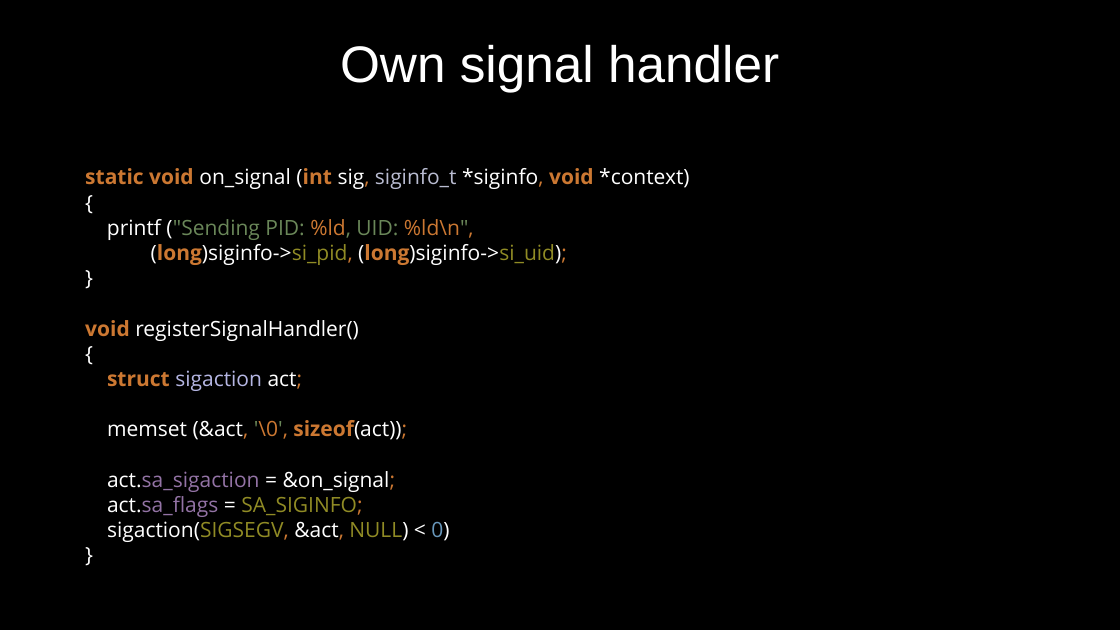
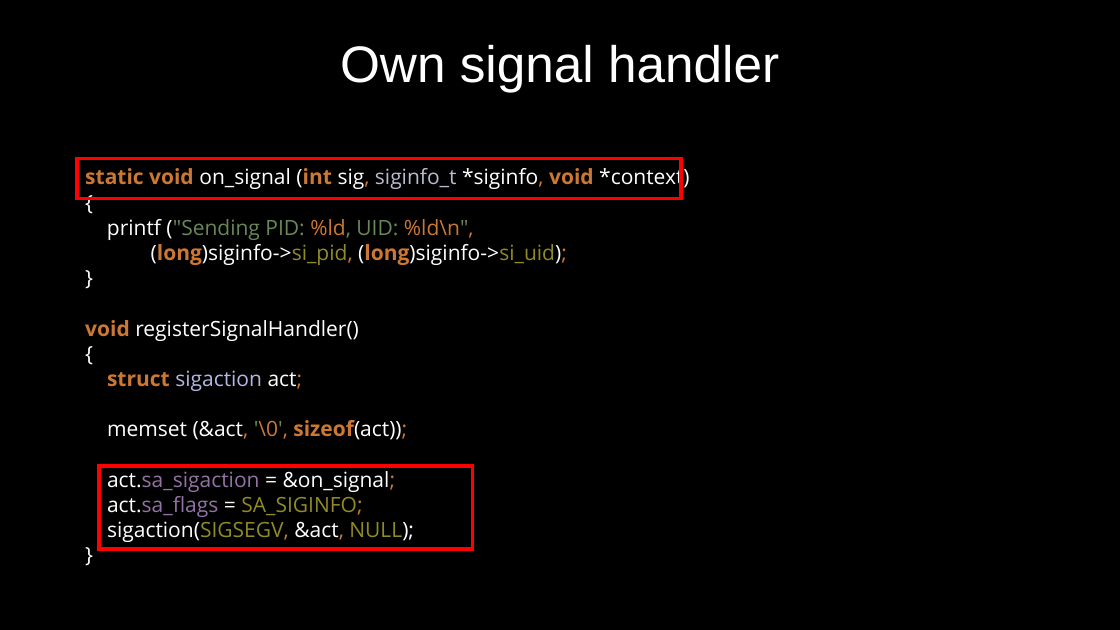
Before and after one commit to 9majka/NDK_presentation, a slide deck: slide 18 of NDK_SoftServeTheme.pptx. Drawn at 1120x630 pixels with LibreOffice and Linux fonts; fonts in the diff are those of the drawing; background and template pictures are left out. Boxes give left, top, right and bottom in pixels: in the first picture for what was removed or moved away, otherwise in the second. Text is boxed around its words. In the diff, an @@ line names an element or a change of style, - is before the commit and + after.

```diff
--- a/NDK_SoftServeTheme.pptx
+++ b/NDK_SoftServeTheme.pptx
@@ rectangle added at (x1=77, y1=159, x2=681, y2=199), outline #FF0000 3 pt @@
@@ text at (x1=85, y1=164, x2=689, y2=542): text changed @@
-static void on_signal (int sig, siginfo_t *siginfo, void *context)
-{
-printf ("Sending PID: %ld, UID: %ld\n",
-(long)siginfo->si_pid, (long)siginfo->si_uid);
-}
-void registerSignalHandler()
-{
-struct sigaction act;
-memset (&act, '\0', sizeof(act));
-act.sa_sigaction = &on_signal;
-act.sa_flags = SA_SIGINFO;
-sigaction(SIGSEGV, &act, NULL) < 0)
-}
+static void on_signal (int sig, siginfo_t *siginfo, void *context)
+{
+printf ("Sending PID: %ld, UID: %ld\n",
+(long)siginfo->si_pid, (long)siginfo->si_uid);
+}
+void registerSignalHandler()
+{
+struct sigaction act;
+memset (&act, '\0', sizeof(act));
+act.sa_sigaction = &on_signal;
+act.sa_flags = SA_SIGINFO;
+sigaction(SIGSEGV, &act, NULL);
+}
@@ rectangle added at (x1=99, y1=466, x2=473, y2=549), outline #FF0000 3 pt @@
```
Also in this commit, not shown: 10 other slides changed, 2 slides added, 3 slides removed, 9 other files.
